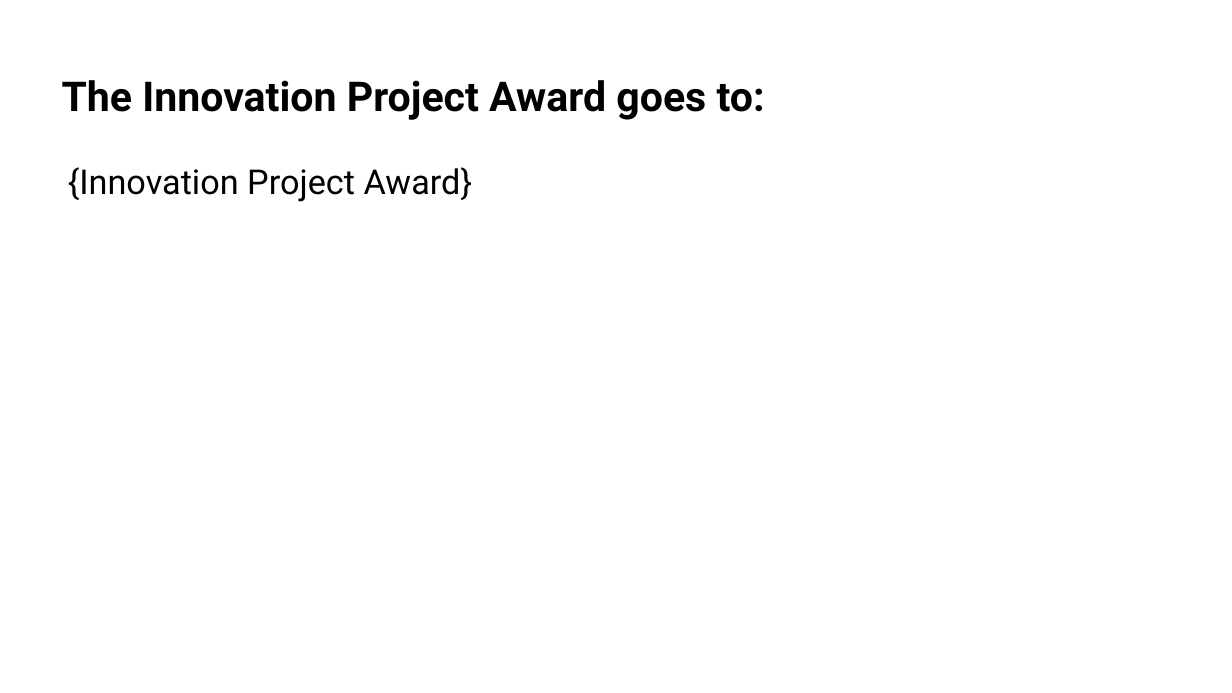
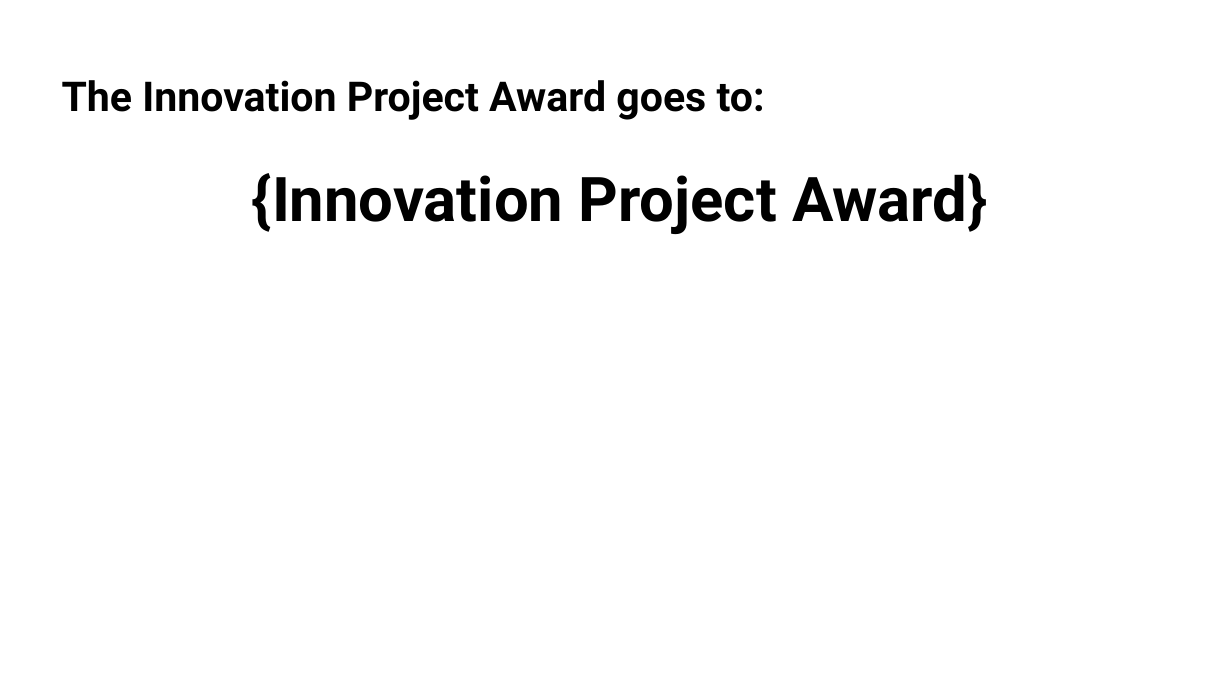
Before and after one commit to bpmerkel/FLLSlides, a slide deck: slide 18 of Api/Templates/Awards Ceremony.pptx. Drawn at 1232x693 pixels with LibreOffice and Linux fonts; fonts in the diff are those of the drawing; background and template pictures are left out. Boxes give left, top, right and bottom in pixels: in the first picture for what was removed or moved away, otherwise in the second. Text is boxed around its words. In the diff, an @@ line names an element or a change of style, - is before the commit and + after.

Commit message:
Select profile, increase font size in PPTX

```diff
--- a/Api/Templates/Awards Ceremony.pptx
+++ b/Api/Templates/Awards Ceremony.pptx
@@ text "{Innovation Project Award}" at (252,173,988,234): size 20 to 36 pt, bold on; alignment left to centre @@
```
Also in this commit, not shown: 11 other slides changed, 1 other file.
